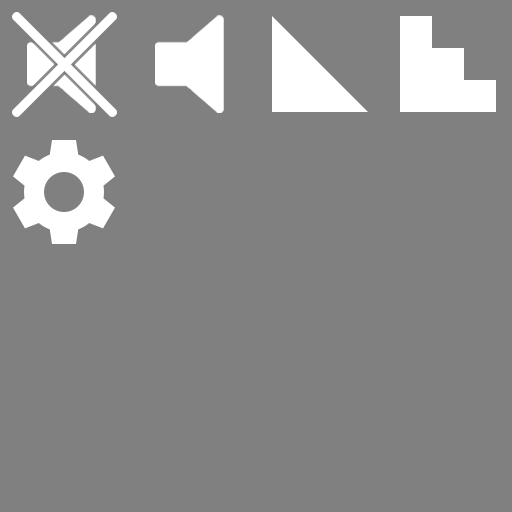
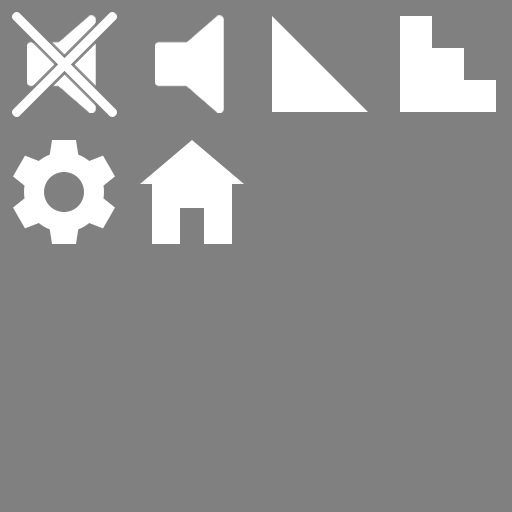
Two versions of the same layered image (512x512). Layer-by-layer changes:
added layer "Фигура 3" above "Эллипс 1" over [140, 140, 244, 244]
